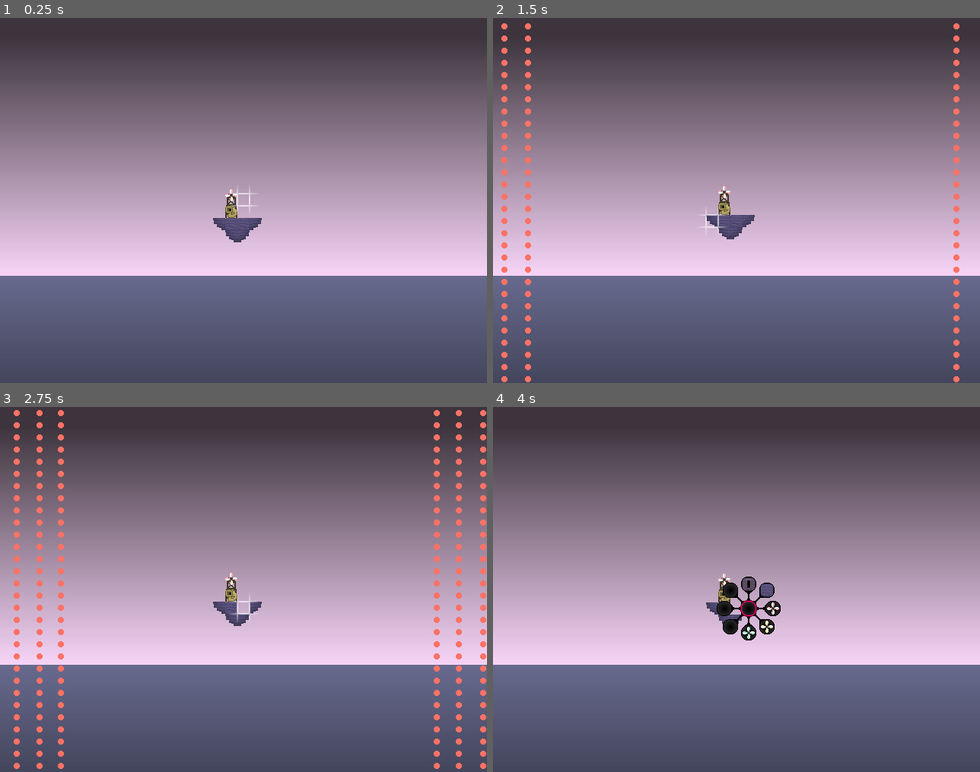
Above: before the commit, frames 1-4 (two rows, left to right).
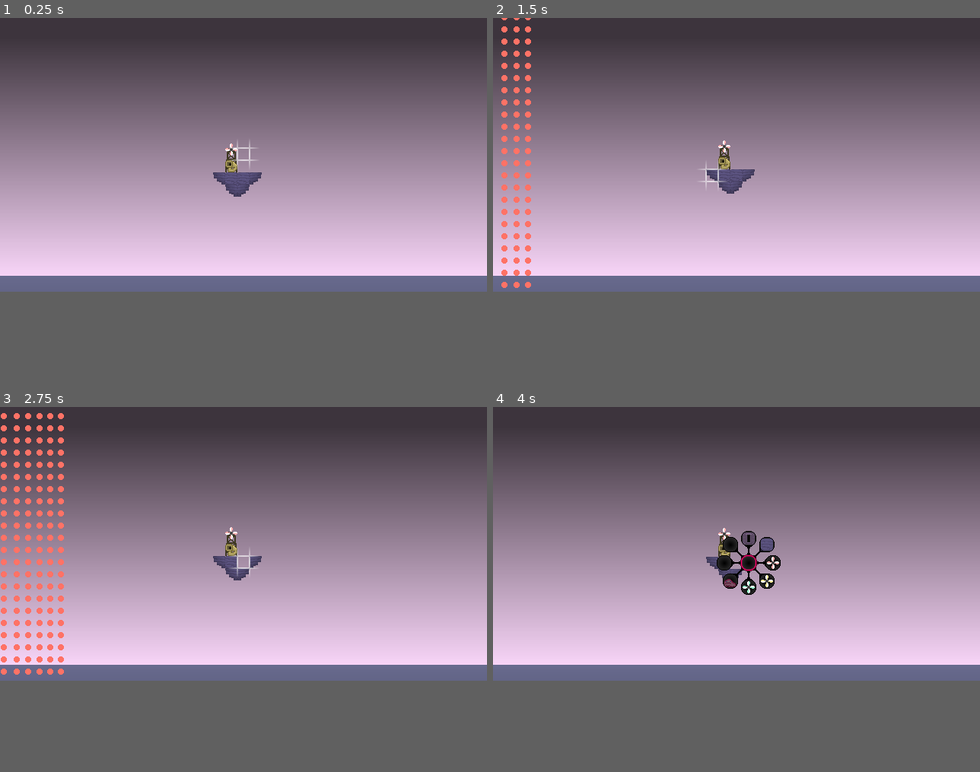
Above: after the commit, the same moments.

Repository: brandonkilpatrick059/dronescape
Game: Godot game, scene res://scenes/grid_sandbox.tscn
Same seed, same stepped clock (60 frames per second), same inputs: the game is played once before the commit and once after it.
Inputs (mouse positions are in pixels of both pictures, inside the frame that each line leads up to):
- Up to frame 1 (0.25 s): no input
- Up to frame 2 (1.5 s): move the mouse to (726, 222) at 0.52 s; tap Space (dev_1) at 0.6 s; move the mouse to (712, 222) at 1.27 s; click (712, 222) at 1.35 s
- Up to frame 3 (2.75 s): move the mouse to (243, 607) at 2.02 s; hold Right mouse button (second_action) from 2.03 s (still down)
- Up to frame 4 (4 s): move the mouse to (746, 607) at 2.77 s; release Right mouse button (second_action) at 2.78 s; tap Middle mouse button (third_action) at 2.85 s; tap Space (dev_1) at 3.6 s
In our replay, the window is 640x480 before the commit and 640x360 after it. These sizes can differ from the game's own. Grey fills any space a smaller window leaves; there, only what the larger window draws over its background counts as a difference.

The runs differ from the first frame. In frame 1, 5.8% of the frame differs, in the area x 0-100%, y 33-100%; in frame 2, 7.7%, in the area x 0-100%, y 0-100%; in frame 3, 7.6%; in frame 4, 7.0%.

Commit message:
add frog machine

Diff:
--- a/default_bus_layout.tres
+++ b/default_bus_layout.tres
@@ -1,9 +1,16 @@
-[gd_resource type="AudioBusLayout" load_steps=2 format=3 uid="uid://dwps1132xbpyy"]
+[gd_resource type="AudioBusLayout" load_steps=3 format=3 uid="uid://dwps1132xbpyy"]
 
 [sub_resource type="AudioEffectHardLimiter" id="AudioEffectHardLimiter_j3pel"]
 resource_name = "HardLimiter"
 ceiling_db = -3.0
 
+[sub_resource type="AudioEffectEQ" id="AudioEffectEQ_j3pel"]
+resource_name = "EQ"
+band_db/32_hz = -12.0
+band_db/100_hz = -6.0
+
 [resource]
 bus/0/effect/0/effect = SubResource("AudioEffectHardLimiter_j3pel")
 bus/0/effect/0/enabled = true
+bus/0/effect/1/effect = SubResource("AudioEffectEQ_j3pel")
+bus/0/effect/1/enabled = true
--- a/entities/chimes/warm_vox_chime_fourth.tscn
+++ b/entities/chimes/warm_vox_chime_fourth.tscn
@@ -9,7 +9,7 @@
 size = Vector2(16, 32)
 
 [sub_resource type="CircleShape2D" id="CircleShape2D_oj62h"]
-radius = 24.0
+radius = 16.0
 
 [node name="WarmVoxChimeFourth" type="Node2D" node_paths=PackedStringArray("wind_animations")]
 script = ExtResource("1_qc8y1")
--- /dev/null
+++ b/entities/machines/frog_machine.tscn
@@ -0,0 +1,28 @@
+[gd_scene load_steps=3 format=3 uid="uid://dskehoq0700sv"]
+
+[ext_resource type="Script" uid="uid://bntfwtkkywdxs" path="res://scripts/frog_machine.gd" id="1_4qqou"]
+[ext_resource type="SpriteFrames" uid="uid://bmha0bux35ac3" path="res://sprites/machines/frog_machine.tres" id="1_t62i5"]
+
+[node name="FrogMachine" type="Node2D"]
+script = ExtResource("1_4qqou")
+
+[node name="AnimatedSprite2D" type="AnimatedSprite2D" parent="."]
+position = Vector2(0, -8)
+sprite_frames = ExtResource("1_t62i5")
+animation = &"retract"
+frame = 1
+frame_progress = 0.508713
+
+[node name="StaticBody2D" type="StaticBody2D" parent="."]
+position = Vector2(0, -8)
+collision_layer = 5
+
+[node name="CollisionPolygon2D" type="CollisionPolygon2D" parent="StaticBody2D"]
+polygon = PackedVector2Array(-8, 16, 8, 16, 0, 6)
+
+[node name="spine" type="StaticBody2D" parent="."]
+position = Vector2(0, -8)
+collision_layer = 5
+
+[node name="CollisionPolygon2D" type="CollisionPolygon2D" parent="spine"]
+polygon = PackedVector2Array(-8, 16, 8, 16, 3, -13, -4, -13)
--- a/interface/picker/picker_circle.tscn
+++ b/interface/picker/picker_circle.tscn
@@ -8,6 +8,7 @@
 [ext_resource type="PackedScene" uid="uid://dsny6almr1dj5" path="res://interface/picker/picker_items/picker_item_warm_vox_root.tscn" id="6_1u0t2"]
 [ext_resource type="PackedScene" uid="uid://c46w710bxb65v" path="res://interface/picker/picker_items/picker_item_warm_vox_root_above.tscn" id="7_at04c"]
 [ext_resource type="PackedScene" uid="uid://8iaq1fk057go" path="res://interface/picker/picker_items/picker_item_warm_vox_fourth.tscn" id="8_vk21u"]
+[ext_resource type="PackedScene" uid="uid://xy2wugi2asd3" path="res://interface/picker/picker_items/picker_item_frog_machine.tscn" id="9_laoqe"]
 
 [node name="PickerCircle" type="Node2D" groups=["picker_circle"]]
 z_index = 2
@@ -55,3 +56,5 @@
 [node name="PickerItemWarmVoxRootAbove" parent="display_items" instance=ExtResource("7_at04c")]
 
 [node name="PickerItemWarmVoxFourth" parent="display_items" instance=ExtResource("8_vk21u")]
+
+[node name="PickerItemFrogMachine" parent="display_items" instance=ExtResource("9_laoqe")]
--- /dev/null
+++ b/interface/picker/picker_items/picker_item_frog_machine.tscn
@@ -0,0 +1,9 @@
+[gd_scene load_steps=2 format=3 uid="uid://xy2wugi2asd3"]
+
+[ext_resource type="Script" uid="uid://fygslmd34n2c" path="res://scripts/picker_item.gd" id="1_b8407"]
+
+[node name="PickerItemFrogMachine" type="Node2D"]
+script = ExtResource("1_b8407")
+display_sprite_frames = "res://sprites/machines/frog_machine.tres"
+display_animation = "picker"
+item_path = "res://entities/machines/frog_machine.tscn"
--- a/project.godot
+++ b/project.godot
@@ -19,7 +19,7 @@
 [display]
 
 window/size/viewport_width=640
-window/size/viewport_height=480
+window/size/viewport_height=360
 window/size/mode=4
 window/size/resizable=false
 window/stretch/mode="viewport"
--- a/scripts/chime.gd
+++ b/scripts/chime.gd
@@ -7,10 +7,15 @@
 @export var sensitivity : float = 1.0
 @export var sensitivity_fraction : float = 2.0
 @export var friction : float = 0.002
+@export var wind_velocity_attenuation : float = 2
+@export var attack : float = 0.5
 
 var activation_level : float = 0.0 #is 0.0 to 1.0
 static var zero_volume : float = -60
 var max_volume : float = -6.0
+var volume_set_point : float = 0.0
+
+var wind_affect_x_velocity : float = 0.0
 
 func _ready() -> void:
 	grid_entity_init()
@@ -29,14 +34,22 @@
 
 func update_wind_animation():
 	for a_sprite : AnimatedSprite2D in wind_animations:
-		a_sprite.speed_scale = activation_level
+		var new_scale : float = activation_level
+		if(wind_affect_x_velocity < 0.0):
+			new_scale = -activation_level
+		a_sprite.speed_scale = new_scale
 
 func update_activation_level():
 	var winds = wind_activation_area.get_overlapping_bodies()
 	var highest_energy : float = 0.0
-	for wind in winds:
+	for wind : Wind_Particle in winds:
 		if(wind.get_energy() > highest_energy):
 			highest_energy = wind.get_energy()
+			wind_affect_x_velocity = wind.get_velocity_x()
+		var attenuation = wind_velocity_attenuation
+		if(wind_affect_x_velocity < 0):
+			attenuation = - wind_velocity_attenuation
+		wind.attenuate_velocity_x(attenuation)
 	var new_activation = sensitivity * highest_energy
 	if(new_activation > activation_level):
 		activation_level = new_activation
@@ -52,8 +65,14 @@
 	var current_volume = volume_fraction + zero_volume
 	if(current_volume > max_volume):
 		current_volume = max_volume
-	audio_player.volume_db = current_volume
+	volume_set_point = current_volume
+	update_volume()
 
+func update_volume():
+	if(audio_player.volume_db < volume_set_point):
+		audio_player.volume_db = audio_player.volume_db + attack
+	elif(audio_player.volume_db > volume_set_point):
+		audio_player.volume_db = audio_player.volume_db - attack
 #func debug_input():
 	#if(Input.is_action_pressed("second_action")):
 		#if(activation_level < 1.0):
--- /dev/null
+++ b/scripts/frog_machine.gd
@@ -0,0 +1,46 @@
+extends Grid_Entity
+
+@onready var spine : CollisionPolygon2D = $spine/CollisionPolygon2D
+@onready var animated_sprite : AnimatedSprite2D = $AnimatedSprite2D
+
+var spine_extended : bool = false
+var spine_extending : bool = false
+var spine_retracting : bool = false
+
+var timer := Timer.new()
+
+func _ready() -> void:
+	grid_entity_init()
+	timer.one_shot = true
+	add_child(timer)
+	animated_sprite.play("retracted")
+	spine.disabled = true
+	#timer.start(randf_range(5.0,10.0))
+	#timer.start(3.0)
+
+func _physics_process(delta: float) -> void:
+	if(!spine_extended && !spine_extending):
+		animated_sprite.play("retracted")
+		spine.disabled = true
+		spine.visible = false
+	elif(!spine_extended && spine_extending):
+		if(animated_sprite.frame == animated_sprite.sprite_frames.get_frame_count("extend")-1):
+			spine_extended = true
+			spine_extending = false
+	elif(spine_extended && !spine_retracting):
+		animated_sprite.play("extended")
+		spine.disabled = false
+		spine.visible = true
+	elif(spine_extended && spine_retracting):
+		if(animated_sprite.frame == animated_sprite.sprite_frames.get_frame_count("retract")-1):
+			spine_extended = false
+			spine_retracting = false
+	if(timer.is_stopped()):
+		if(spine_extended):
+			spine_retracting = true
+			animated_sprite.play("retract")
+		else:
+			spine_extending = true
+			animated_sprite.play("extend")
+		#timer.start(3.0)
+		timer.start(randf_range(5.0,10.0))
--- a/scripts/wind_manager.gd
+++ b/scripts/wind_manager.gd
@@ -20,7 +20,7 @@
 var height = 1280
 var width = 0
 var set_width = 640
-
+var switch_lock = false
 
 static func get_wind_visible() -> bool:
 	return wind_visible
@@ -43,11 +43,14 @@
 		current_wind_speeds = current_wind_speeds + randf_range(250,500)
 	elif(!wind_speeds_rising && current_wind_speeds > min_wind_speed):
 		current_wind_speeds = current_wind_speeds - randf_range(250,500)
-	if(current_wind_speeds - min_wind_speed < 50):
+	if(!switch_lock && current_wind_speeds - min_wind_speed < 50):
+		switch_lock = true
 		if(width == 0):
 			width = 640
 		else:
 			width = 0
+	elif(current_wind_speeds - min_wind_speed > 50):
+		switch_lock = false
 	if(randf_range(0.0,1.0) - change_weight < 0.01):
 		wind_speeds_rising = !wind_speeds_rising
 		change_weight = 0.0
--- a/scripts/wind_particle.gd
+++ b/scripts/wind_particle.gd
@@ -24,6 +24,12 @@
 	var speed = linear_velocity.length()
 	return speed/top_speed
 
+func get_velocity_x() -> float:
+	return linear_velocity.x
+
+func attenuate_velocity_x(amount : float):
+	linear_velocity.x = linear_velocity.x - amount
+
 func _physics_process(delta: float) -> void:
 	var num_frames : float = float(animated_sprite.sprite_frames.get_frame_count("default"))
 	var current_frame : int = int(get_energy() * num_frames)
@@ -34,14 +40,15 @@
 	!wind_streak_created &&
 	randf_range(0.0,1.0) < 0.0002):
 		wind_streak_ref = wind_streak.instantiate()
-		var rotate = Vector2(1.0,0.0).angle_to(linear_velocity)
-		wind_streak_ref.rotation = rotate
+		#var rotate = Vector2(1.0,0.0).angle_to(linear_velocity)
+		#wind_streak_ref.rotation = rotate
 		get_parent().add_child(wind_streak_ref)
+		wind_streak_ref.global_position = global_position
 		wind_streak_created = true
 	if(wind_streak_created && wind_streak_ref != null):
-		wind_streak_ref.global_position = global_position
-		var rotate = Vector2(1.0,0.0).angle_to(linear_velocity)
-		wind_streak_ref.rotation = rotate
+		wind_streak_ref.global_position = Vector2(global_position.x,wind_streak_ref.global_position.y)
+		#var rotate = Vector2(1.0,0.0).angle_to(linear_velocity)
+		#wind_streak_ref.rotation = rotate
 	if(global_position.distance_to(camera.global_position) > 800):
 		queue_free()
 	if(life_timer.is_stopped()):
--- a/scripts/wind_streak.gd
+++ b/scripts/wind_streak.gd
@@ -10,6 +10,8 @@
 	max_alpha = randf_range(0.4,0.8)
 	animated_sprite = $AnimatedSprite2D
 	animated_sprite.play("default")
+	var scale_factor = randf_range(0.8,1.5)
+	scale = Vector2(scale_factor,scale_factor)
 
 func _physics_process(delta: float) -> void:
 	var alpha_step = 0.02
--- /dev/null
+++ b/sprites/machines/frog_machine.tres
@@ -0,0 +1,150 @@
+[gd_resource type="SpriteFrames" load_steps=19 format=3 uid="uid://bmha0bux35ac3"]
+
+[ext_resource type="Texture2D" uid="uid://cuakic2v1b640" path="res://sprites/machines/frog.png" id="1_5hrq5"]
+
+[sub_resource type="AtlasTexture" id="AtlasTexture_uuc0k"]
+atlas = ExtResource("1_5hrq5")
+region = Rect2(96, 0, 16, 32)
+
+[sub_resource type="AtlasTexture" id="AtlasTexture_yqdyr"]
+atlas = ExtResource("1_5hrq5")
+region = Rect2(80, 0, 16, 32)
+
+[sub_resource type="AtlasTexture" id="AtlasTexture_i36th"]
+atlas = ExtResource("1_5hrq5")
+region = Rect2(64, 0, 16, 32)
+
+[sub_resource type="AtlasTexture" id="AtlasTexture_44j53"]
+atlas = ExtResource("1_5hrq5")
+region = Rect2(48, 0, 16, 32)
+
+[sub_resource type="AtlasTexture" id="AtlasTexture_tq4ba"]
+atlas = ExtResource("1_5hrq5")
+region = Rect2(32, 0, 16, 32)
+
+[sub_resource type="AtlasTexture" id="AtlasTexture_l5ay5"]
+atlas = ExtResource("1_5hrq5")
+region = Rect2(16, 0, 16, 32)
+
+[sub_resource type="AtlasTexture" id="AtlasTexture_v1rk6"]
+atlas = ExtResource("1_5hrq5")
+region = Rect2(0, 0, 16, 32)
+
+[sub_resource type="AtlasTexture" id="AtlasTexture_02w3x"]
+atlas = ExtResource("1_5hrq5")
+region = Rect2(0, 0, 16, 32)
+
+[sub_resource type="AtlasTexture" id="AtlasTexture_5hrq5"]
+atlas = ExtResource("1_5hrq5")
+region = Rect2(96, 16, 16, 16)
+
+[sub_resource type="AtlasTexture" id="AtlasTexture_ji5cx"]
+atlas = ExtResource("1_5hrq5")
+region = Rect2(0, 0, 16, 32)
+
+[sub_resource type="AtlasTexture" id="AtlasTexture_546ja"]
+atlas = ExtResource("1_5hrq5")
+region = Rect2(16, 0, 16, 32)
+
+[sub_resource type="AtlasTexture" id="AtlasTexture_i8hus"]
+atlas = ExtResource("1_5hrq5")
+region = Rect2(32, 0, 16, 32)
+
+[sub_resource type="AtlasTexture" id="AtlasTexture_xvif3"]
+atlas = ExtResource("1_5hrq5")
+region = Rect2(48, 0, 16, 32)
+
+[sub_resource type="AtlasTexture" id="AtlasTexture_gkqpu"]
+atlas = ExtResource("1_5hrq5")
+region = Rect2(64, 0, 16, 32)
+
+[sub_resource type="AtlasTexture" id="AtlasTexture_evd22"]
+atlas = ExtResource("1_5hrq5")
+region = Rect2(80, 0, 16, 32)
+
+[sub_resource type="AtlasTexture" id="AtlasTexture_lk5it"]
+atlas = ExtResource("1_5hrq5")
+region = Rect2(96, 0, 16, 32)
+
+[sub_resource type="AtlasTexture" id="AtlasTexture_bn8yo"]
+atlas = ExtResource("1_5hrq5")
+region = Rect2(96, 0, 16, 32)
+
+[resource]
+animations = [{
+"frames": [{
+"duration": 1.0,
+"texture": SubResource("AtlasTexture_uuc0k")
+}, {
+"duration": 1.0,
+"texture": SubResource("AtlasTexture_yqdyr")
+}, {
+"duration": 1.0,
+"texture": SubResource("AtlasTexture_i36th")
+}, {
+"duration": 1.0,
+"texture": SubResource("AtlasTexture_44j53")
+}, {
+"duration": 1.0,
+"texture": SubResource("AtlasTexture_tq4ba")
+}, {
+"duration": 1.0,
+"texture": SubResource("AtlasTexture_l5ay5")
+}, {
+"duration": 1.0,
+"texture": SubResource("AtlasTexture_v1rk6")
+}],
+"loop": true,
+"name": &"extend",
+"speed": 20.0
+}, {
+"frames": [{
+"duration": 1.0,
+"texture": SubResource("AtlasTexture_02w3x")
+}],
+"loop": true,
+"name": &"extended",
+"speed": 5.0
+}, {
+"frames": [{
+"duration": 1.0,
+"texture": SubResource("AtlasTexture_5hrq5")
+}],
+"loop": true,
+"name": &"picker",
+"speed": 5.0
+}, {
+"frames": [{
+"duration": 1.0,
+"texture": SubResource("AtlasTexture_ji5cx")
+}, {
+"duration": 1.0,
+"texture": SubResource("AtlasTexture_546ja")
+}, {
+"duration": 1.0,
+"texture": SubResource("AtlasTexture_i8hus")
+}, {
+"duration": 1.0,
+"texture": SubResource("AtlasTexture_xvif3")
+}, {
+"duration": 1.0,
+"texture": SubResource("AtlasTexture_gkqpu")
+}, {
+"duration": 1.0,
+"texture": SubResource("AtlasTexture_evd22")
+}, {
+"duration": 1.0,
+"texture": SubResource("AtlasTexture_lk5it")
+}],
+"loop": true,
+"name": &"retract",
+"speed": 20.0
+}, {
+"frames": [{
+"duration": 1.0,
+"texture": SubResource("AtlasTexture_bn8yo")
+}],
+"loop": true,
+"name": &"retracted",
+"speed": 5.0
+}]
Not shown: 1 places in interface/picker/picker_circle.tscn that only renumber resources
Not shown, added: scripts/frog_machine.gd.uid
Binary file added: sprites/machines/frog.png
Not shown, added: sprites/machines/frog.png.import
